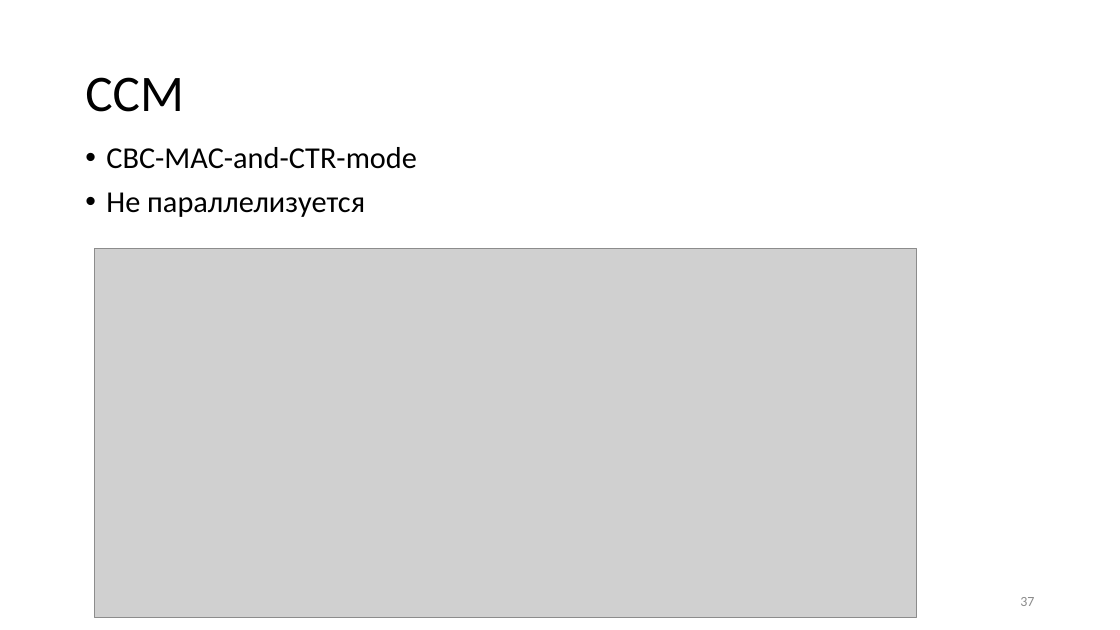
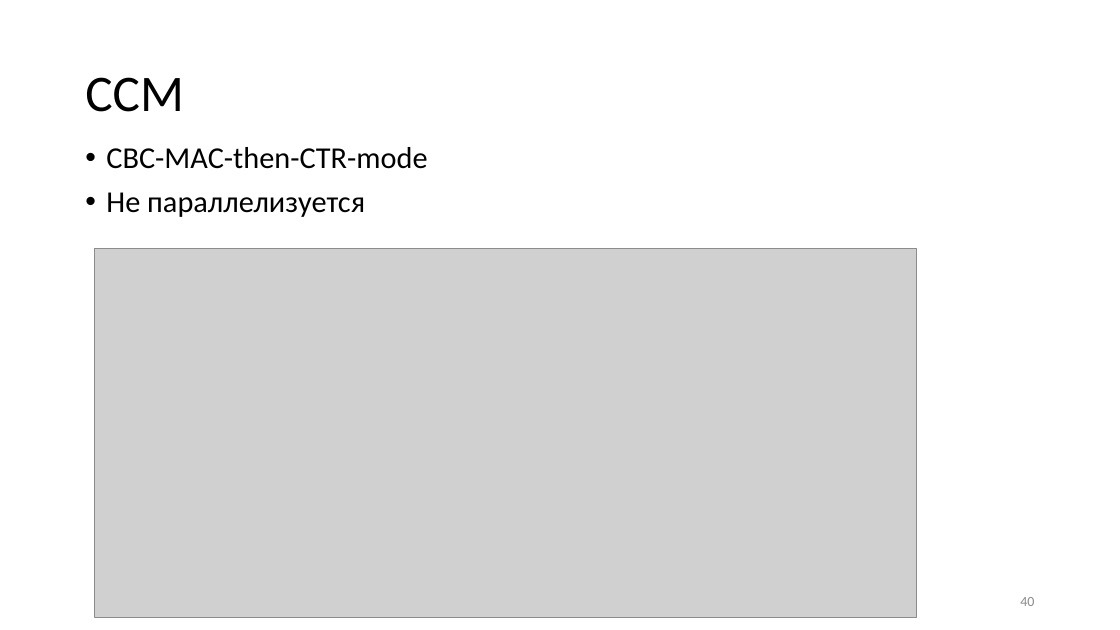
Before and after one commit to CryptoCourse/CryptoLectures, a slide deck: slide 40 of Lectures/Lecture12.pptx (slide 37 before the commit). Drawn at 1120x630 pixels with LibreOffice and Linux fonts; fonts in the diff are those of the drawing; grey boxes stand for pictures. Boxes give left, top, right and bottom in pixels: in the first picture for what was removed or moved away, otherwise in the second. Text is boxed around its words. In the diff, an @@ line names an element or a change of style, - is before the commit and + after.

Commit message:
lec 12 up

```diff
--- a/Lectures/Lecture12.pptx
+++ b/Lectures/Lecture12.pptx
@@ text at box(106, 147, 427, 169): text changed @@
-• CBC-MAC-and-CTR-mode
+• CBC-MAC-then-CTR-mode
@@ page number at box(1020, 597, 1034, 606): text changed @@
-37
+40
```
Also in this commit, not shown: 1 other slide changed, 3 slides added.
